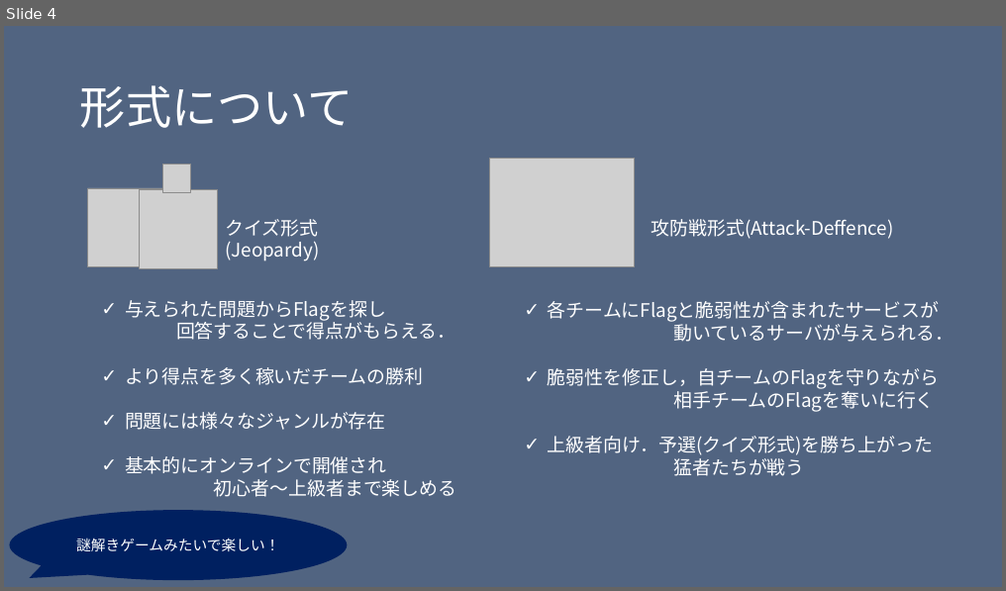
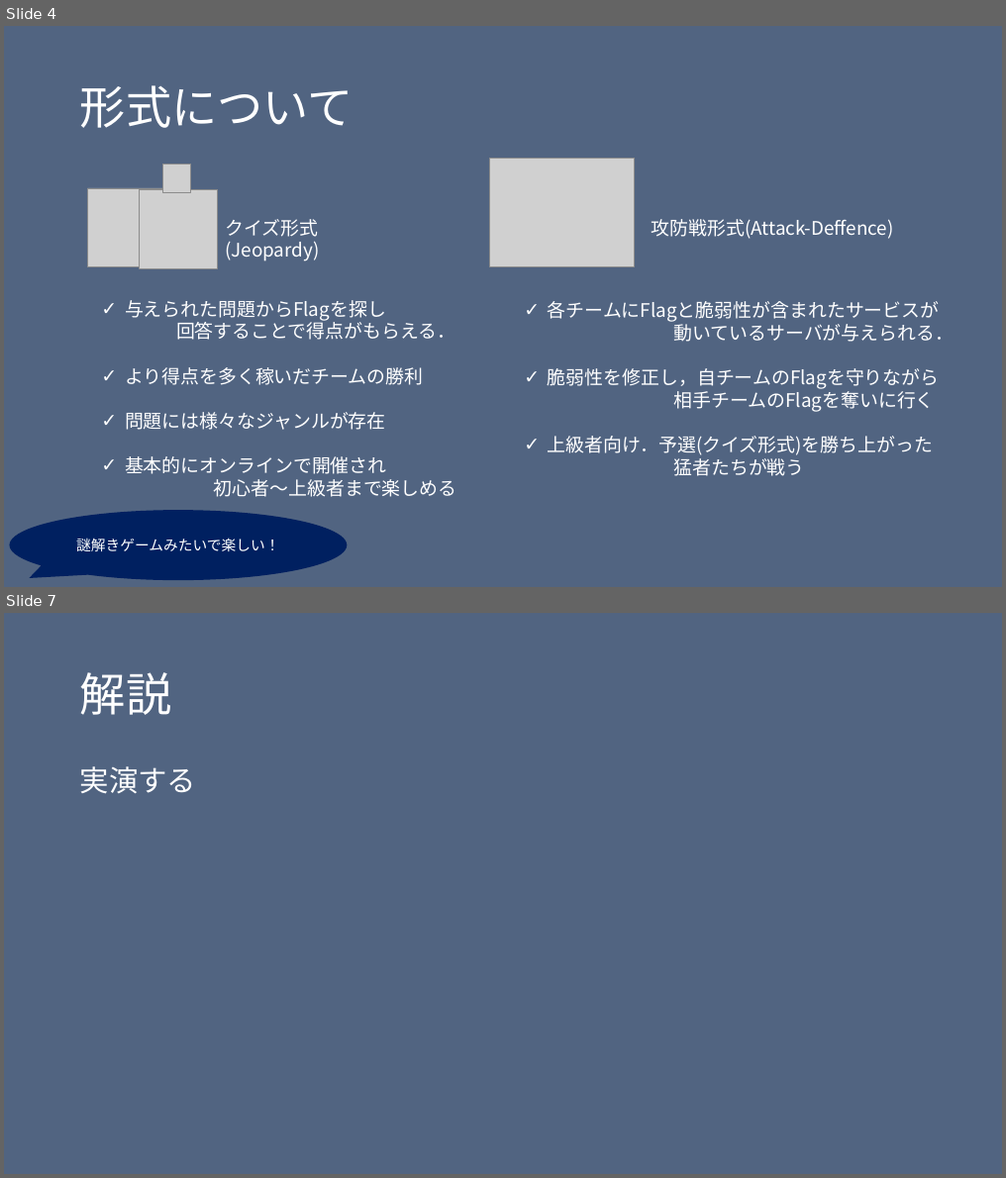
Before and after one commit to H0ndh11/CTF, a slide deck: ゼミ発表資料/ctf発表スライド.pptx. Shown one above the other, each under a label of ours: slide 4 before the commit, slides 4 and 7 after it; the slides between them are not shown. The pictures are 1006x591 and 1006x1178 pixels, drawn with LibreOffice and Linux fonts; fonts in the diff are those of the drawing; grey boxes stand for pictures. Boxes give left, top, right and bottom in pixels: in the first picture for what was removed or moved away, otherwise in the second. Text is boxed around its words. In the diff, an @@ line names an element or a change of style, - is before the commit and + after.

```diff
--- a/ゼミ発表資料/ctf発表スライド.pptx
+++ b/ゼミ発表資料/ctf発表スライド.pptx
@@ slide 7 added at (4, 613, 1002, 1174), background #526582 @@
@@ title added at (80, 672, 171, 715), 44 pt, text #FFFFFF @@
+解説
@@ text added at (80, 766, 196, 794), 28 pt, text #FFFFFF @@
+実演する
```
Also in this commit, not shown: 2 slides changed, 2 other slides added, 1 other file.
